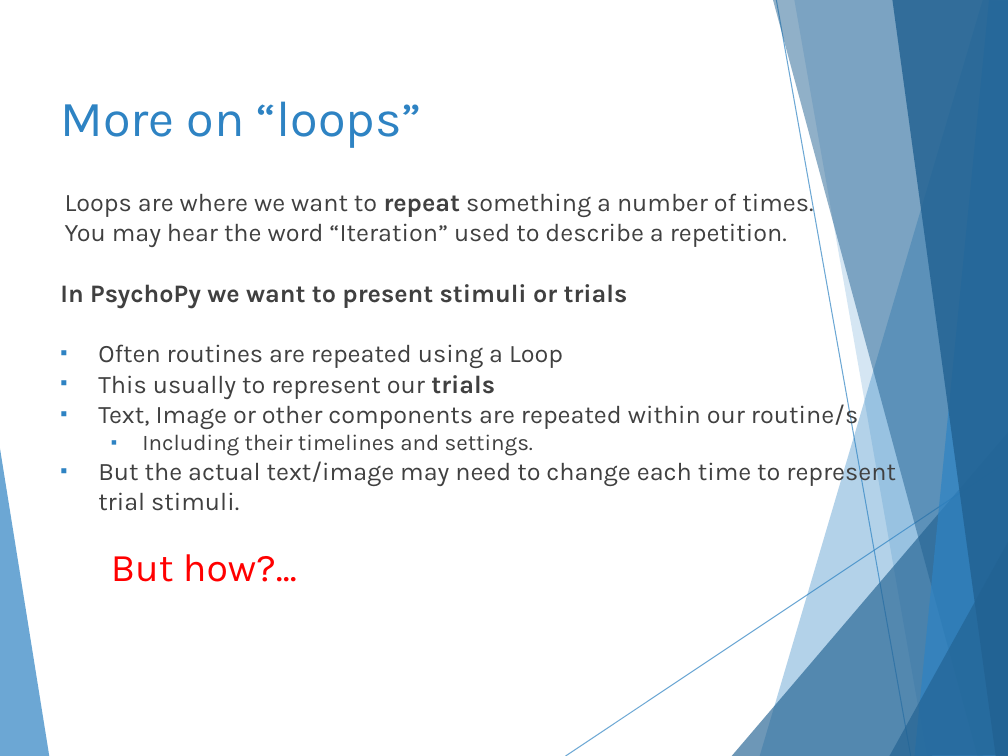
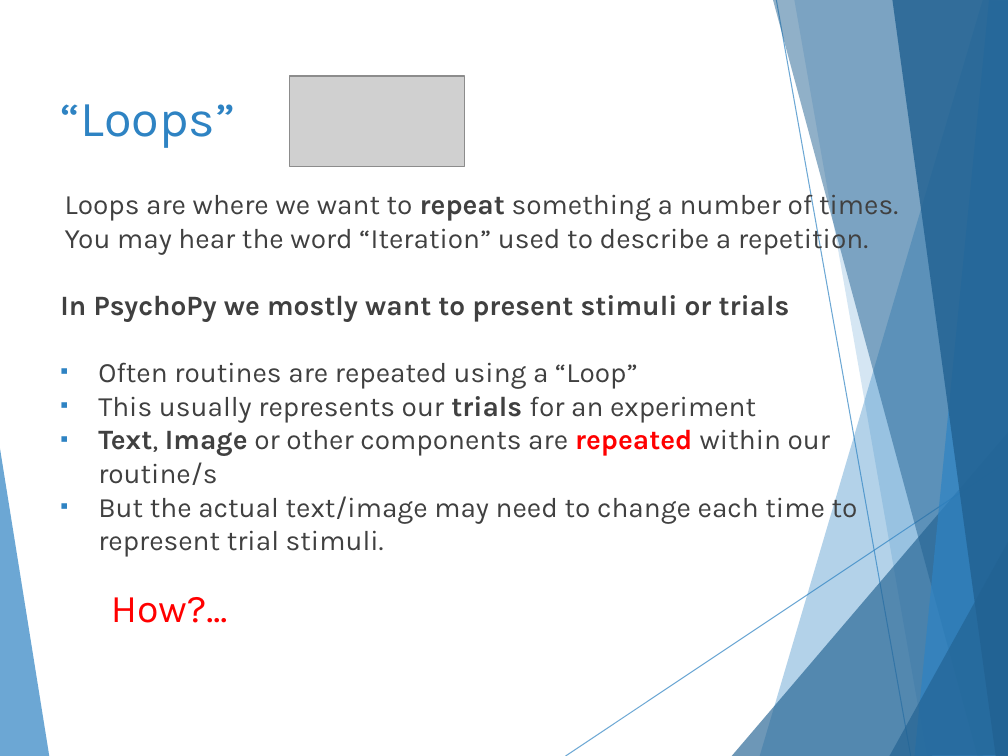
Before and after one commit to hlmpsy/psychopy_training, a slide deck: slide 16 of PsychoPy-Part1/PsychoPy-part1.pptx (slide 15 before the commit). Drawn at 1008x756 pixels with LibreOffice and Linux fonts; fonts in the diff are those of the drawing; grey boxes stand for pictures. Boxes give left, top, right and bottom in pixels: in the first picture for what was removed or moved away, otherwise in the second. Text is boxed around its words. In the diff, an @@ line names an element or a change of style, - is before the commit and + after.

```diff
--- a/PsychoPy-Part1/PsychoPy-part1.pptx
+++ b/PsychoPy-Part1/PsychoPy-part1.pptx
@@ picture added at bbox=[289, 76, 464, 166] @@
@@ title at bbox=[60, 104, 235, 148]: text changed @@
-More on “loops”
+“Loops”
@@ text at bbox=[65, 189, 898, 557]: size 18 to 20 pt in "Loops are where we want to repeat ...", "You may hear the word “Iteration” used ...", "Text, Image or other components are repeated ...", "But the actual text/image may need to ..."; text colour #404040 to #FF0000 in "repeated"; bold on in "Text, Image repeated" @@
@@ text at bbox=[60, 295, 790, 423]: text changed; size 18 to 20 pt @@
-In PsychoPy we want to present stimuli or trials
-▪ Often routines are repeated using a Loop
-▪ This usually to represent our trials
+In PsychoPy we mostly want to present stimuli or trials
+▪ Often routines are repeated using a “Loop”
+▪ This usually represents our trials for an experiment
@@ text at bbox=[142, 434, 533, 456]: paragraph removed @@
-  ▪ Including their timelines and settings.
@@ text at bbox=[111, 597, 227, 623]: text changed @@
-  But how?...
+  How?...
```
Also in this commit, not shown: 13 other slides changed, 1 slide added, 54 other files.
